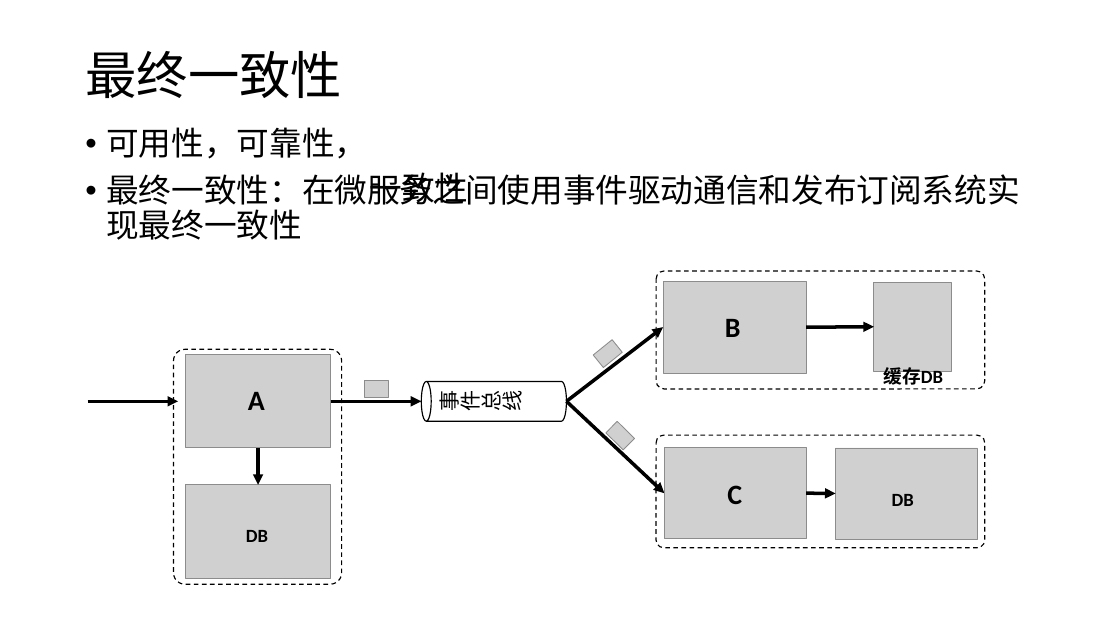
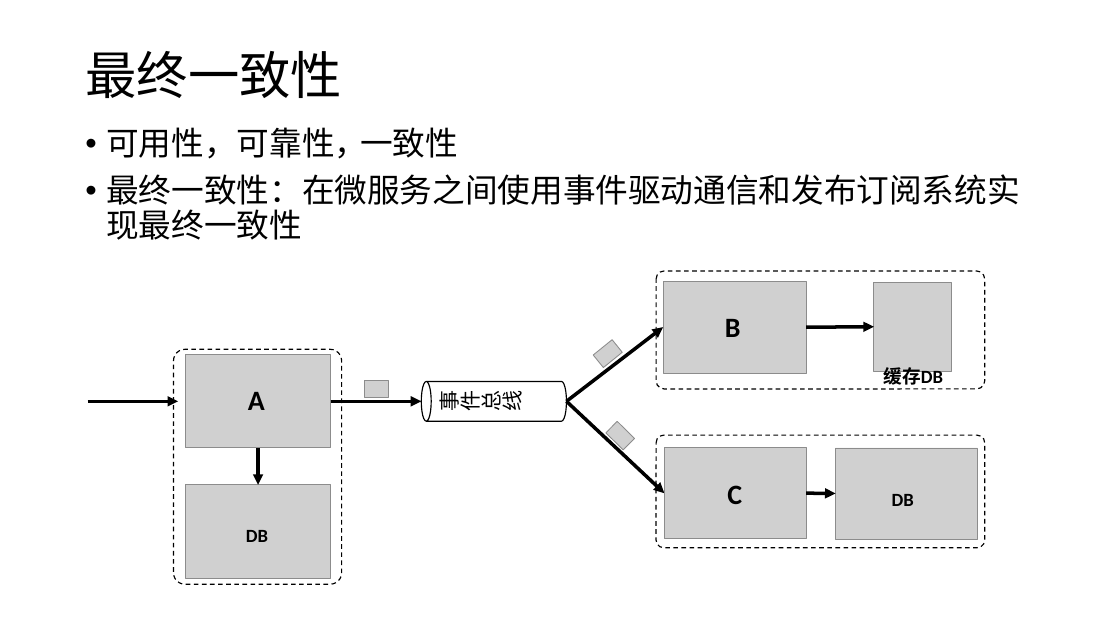
Before and after one commit to axzxs2001/HisMicroserviceSample, a slide deck: slide 46 of HisMicroserviceSample/Doc/基于.net core微服务.pptx (slide 79 before the commit). Drawn at 1120x630 pixels with LibreOffice and Linux fonts; fonts in the diff are those of the drawing; grey boxes stand for pictures; background and template pictures are left out. Boxes give left, top, right and bottom in pixels: in the first picture for what was removed or moved away, otherwise in the second. Text is boxed around its words. In the diff, an @@ line names an element or a change of style, - is before the commit and + after.

```diff
--- a/HisMicroserviceSample/Doc/基于.net core微服务.pptx
+++ b/HisMicroserviceSample/Doc/基于.net core微服务.pptx
@@ text "一致性": place and size @@
-text "一致性" at [370, 172, 468, 205]
+text "一致性" at [360, 127, 458, 158]
```
Also in this commit, not shown: 6 slides added, 2 slides removed, 5 other files.
